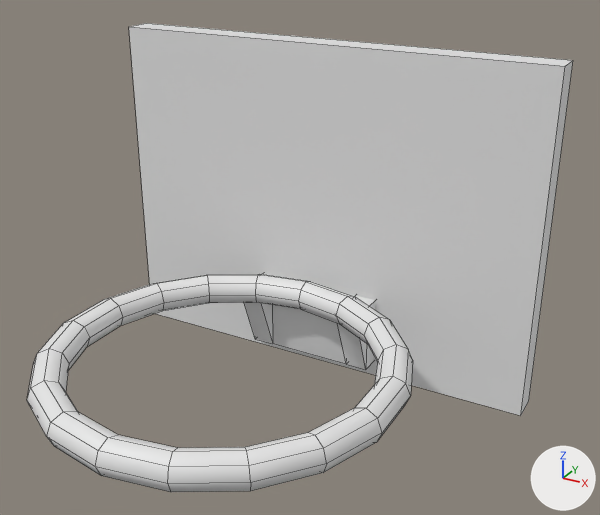
Before and after pictures for a commit that changed the FBX model Assets/Assets/Models/SM_BasketBallHoop.FBX.
Before and after are seen from a 50 mm lens placed at (1.3, -2.54, 1.66), pointed at (0.17, -0.5, 0.64). Arrows for +X, +Y and +Z are at lower right; the lights stay in place. Mesh edges are drawn as thin lines. Where no turn or scale is listed for an object, it has been applied to the vertices.

Script lines for the objects in view, before the commit:
```python
me_mesh = bpy.data.meshes.new('Mesh')
me_mesh.from_pydata(...)  # 172 vertices, 167 faces; spans x -0.8..0.8, y -1.27..0.05, z 0.0..1.2
ob_basketballhoop = bpy.data.objects.new('BasketBallHoop', me_mesh)
ob_basketballhoop.location = (0.0, 0.0, 0.0)
```
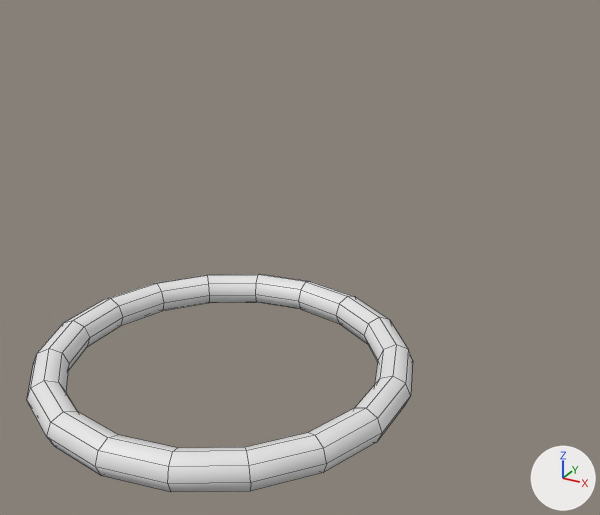
What differs and where, as boxes [x1, y1, x2, y2] in the pictures (600 x 515 px):
'BasketBallHoop', reshaped (29% narrower, 53% shorter)
    before: [27, 23, 573, 492]
    after: [27, 274, 413, 492]
part 1 of me_mesh, deleted
    before: [244, 274, 375, 370]
part 2 of me_mesh, deleted
    before: [129, 23, 573, 416]

The change, as a list of edits to the scene's bpy script:
```text
Change me_mesh:
    where me_mesh.from_pydata(...)  # 172 vertices, 167 faces; spans x -0.8..0.8, y -1.27..0.05, z 0.0..1.2
    used by ob_basketballhoop; location = (0.0, 0.0, 0.0)
    me_mesh part 1: the loose piece of 20 vertices spanning x -0.24..0.24, y -0.21..-0.04, z 0.05..0.31 is deleted
    me_mesh part 2: the loose piece of 8 vertices spanning x -0.8..0.8, y -0.05..0.05, z 0.0..1.2 is deleted
```
